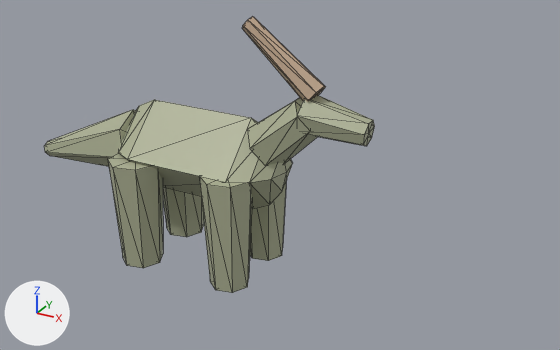
The glTF model public/studio/v2.15.0/d_parasaurolophus/model.glb: old version first, new version second.
One viewpoint serves both versions: a 50 mm lens placed at (5.41, -7.75, 5.32), pointed at (1.02, 0.23, 1.33). The axes (+X, +Y, +Z) are drawn at lower left. The lights are the same throughout. The older version comes first. Mesh edges are drawn as thin lines. Where no turn or scale is listed for an object, it has been applied to the vertices.

The first picture shows 'part0', 'part1', 'part2', 'part3', 'part4', 'part5', 'part6', 'part7', 'part8'.
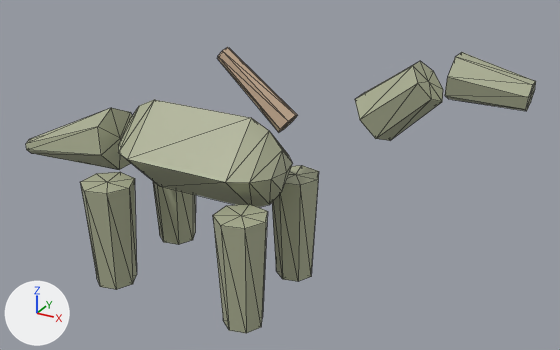
Where the change shows, as pixel boxes [x1, y1, x2, y2] in the pictures (560 x 350 px):
'part8', moved: before [108, 153, 163, 268]; after [80, 172, 137, 290]
'part6', moved: before [199, 176, 252, 293]; after [213, 204, 268, 333]
'part1', moved: before [247, 98, 317, 165]; after [355, 61, 443, 141]
'part2', moved: before [297, 95, 375, 146]; after [445, 52, 536, 111]
'part5', moved: before [250, 183, 286, 261]; after [272, 165, 319, 281]
'part3', moved: before [242, 17, 325, 102]; after [217, 47, 298, 132]
'part4', moved: before [44, 110, 136, 167]; after [26, 108, 132, 170]
'part7', moved: before [163, 187, 204, 237]; after [153, 181, 196, 245]

Edits to the bpy script that builds the scene:
```text
Change me_geometry_1:
    used by ob_part1; location = (0.0, 0.0, 0.0)
    remove me_geometry_1.from_pydata(...)  # 16 vertices, 28 faces; spans x 0.765..1.716, y -0.312..0.312, z 1.554..2.48
    add me_geometry_1.from_pydata(...)  # 16 vertices, 28 faces; spans x 2.168..3.119, y -0.312..0.312, z 2.161..3.087
    me_geometry_1 part 1: the whole mesh is moved by (1.403, 0.0, 0.607)
Change me_geometry_2:
    used by ob_part2; location = (0.0, 0.0, 0.0)
    remove me_geometry_2.from_pydata(...)  # 16 vertices, 28 faces; spans x 1.468..2.318, y -0.253..0.253, z 2.041..2.532
    add me_geometry_2.from_pydata(...)  # 16 vertices, 28 faces; spans x 3.184..4.034, y -0.253..0.253, z 2.748..3.24
    me_geometry_2 part 2: the whole mesh is moved by (1.716, 0.0, 0.707)
Change me_geometry_3:
    used by ob_part3; location = (0.0, 0.0, 0.0)
    remove me_geometry_3.from_pydata(...)  # 16 vertices, 28 faces; spans x 0.662..1.722, y -0.156..0.156, z 2.439..3.377
    add me_geometry_3.from_pydata(...)  # 16 vertices, 28 faces; spans x 0.301..1.361, y -0.156..0.156, z 2.03..2.967
    me_geometry_3 part 3: the whole mesh is moved by (-0.361, 0.0, -0.409)
Change me_geometry_4:
    used by ob_part4; location = (0.0, 0.0, 0.0)
    remove me_geometry_4.from_pydata(...)  # 16 vertices, 28 faces; spans x -2.78..-0.9, y -0.43..0.43, z 0.95..1.93
    add me_geometry_4.from_pydata(...)  # 16 vertices, 28 faces; spans x -3.16..-1.28, y -0.43..0.43, z 0.92..1.89
    me_geometry_4 part 4: the whole mesh is moved by (-0.38, 0.0, -0.04)
Change me_geometry_5:
    used by ob_part5; location = (0.0, 0.0, 0.0)
    remove me_geometry_5.from_pydata(...)  # 16 vertices, 28 faces; spans x 0.35..1.0, y 0.13..0.79, z 0.0..1.5
    add me_geometry_5.from_pydata(...)  # 16 vertices, 28 faces; spans x 0.69..1.34, y 0.37..1.03, z -0.36..1.14
    me_geometry_5 part 5: the whole mesh is moved by (0.34, 0.24, -0.36)
Change me_geometry_6:
    used by ob_part6; location = (0.0, 0.0, 0.0)
    remove me_geometry_6.from_pydata(...)  # 16 vertices, 28 faces; spans x 0.35..1.0, y -0.79..-0.13, z 0.0..1.5
    add me_geometry_6.from_pydata(...)  # 16 vertices, 28 faces; spans x 0.69..1.34, y -1.03..-0.37, z -0.36..1.14
    me_geometry_6 part 6: the whole mesh is moved by (0.34, -0.24, -0.36)
Change me_geometry_7:
    used by ob_part7; location = (0.0, 0.0, 0.0)
    remove me_geometry_7.from_pydata(...)  # 16 vertices, 28 faces; spans x -1.044..-0.36, y 0.149..0.851, z 0.0..1.46
    add me_geometry_7.from_pydata(...)  # 16 vertices, 28 faces; spans x -1.357..-0.673, y 0.366..1.068, z -0.31..1.15
    me_geometry_7 part 7: the whole mesh is moved by (-0.313, 0.217, -0.31)
Change me_geometry_8:
    used by ob_part8; location = (0.0, 0.0, 0.0)
    remove me_geometry_8.from_pydata(...)  # 16 vertices, 28 faces; spans x -1.044..-0.36, y -0.851..-0.149, z 0.0..1.46
    add me_geometry_8.from_pydata(...)  # 16 vertices, 28 faces; spans x -1.357..-0.673, y -1.068..-0.366, z -0.31..1.15
    me_geometry_8 part 8: the whole mesh is moved by (-0.313, -0.217, -0.31)
```
